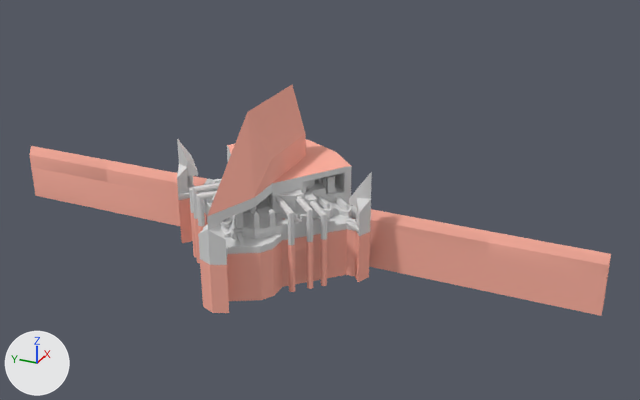
Two versions of the Blender file assets/lvl/Bithia Dam.blend, one commit apart.
Before and after are seen from a camera (50 mm lens) standing at (-378.0, -206.0, 200.0) and looking at (15.0, -29.0, 4.0). The axes (+X, +Y, +Z) are drawn at lower left. The lights are the same throughout.

Before the edit, the objects in view are built like this:
```python
mat_accessible = diffuse_material('accessible')
mat_accessible.base_color = (0.72, 0.72, 0.72)  # light grey #dddddd
me_dam_groupmesh_6481 = bpy.data.meshes.new('dam_groupmesh_6481')
me_dam_groupmesh_6481.from_pydata(...)  # 1310 vertices, 1433 faces, 1 loose edge; spans x -56.0..58.0, y -178.0..178.0, z -36.0..36.0
# faces by material slot: [1258, 175]
me_dam_groupmesh_6481.materials.append(mat_accessible)  # light grey #dddddd
me_dam_groupmesh_6481.materials.append(mat_inaccessible)  # pink #ffb4a3
me_dam_groupmesh_6481_001 = bpy.data.meshes.new('dam_groupmesh_6481.001')
me_dam_groupmesh_6481_001.from_pydata(...)  # 212 vertices, 110 faces; spans x -56.0..58.0, y -178.0..178.0, z -17.0..17.0
me_dam_groupmesh_6481_001.materials.append(mat_inaccessible)  # pink #ffb4a3
# before: 0 (26.0, 119.0, 12.0), 1 (24.0, 119.0, 17.0) at pixel (108, 160), 2 (21.0, 119.0, 12.0) at pixel (106, 169), 10 (26.0, 178.0, 12.0), 11 (24.0, 178.0, 17.0) at pixel (31, 145)
# before: 12 (21.0, 178.0, 12.0) at pixel (29, 154)
# before: 3 (26.0, -119.0, 12.0), 4 (24.0, -119.0, 17.0) at pixel (490, 231), 5 (21.0, -119.0, 12.0) at pixel (488, 242), 13 (26.0, -178.0, 12.0) at pixel (610, 260), 14 (24.0, -178.0, 17.0) at pixel (611, 253)
# before: 15 (21.0, -178.0, 12.0) at pixel (608, 265)
ob_dam_groupmesh_6481 = bpy.data.objects.new('dam_groupmesh_6481', me_dam_groupmesh_6481)
ob_dam_groupmesh_6481.location = (4.3, 0.0, 20.1)
ob_dam_groupmesh_6481_001 = bpy.data.objects.new('dam_groupmesh_6481.001', me_dam_groupmesh_6481_001)
ob_dam_groupmesh_6481_001.location = (4.3, 0.0, -19.4)
```
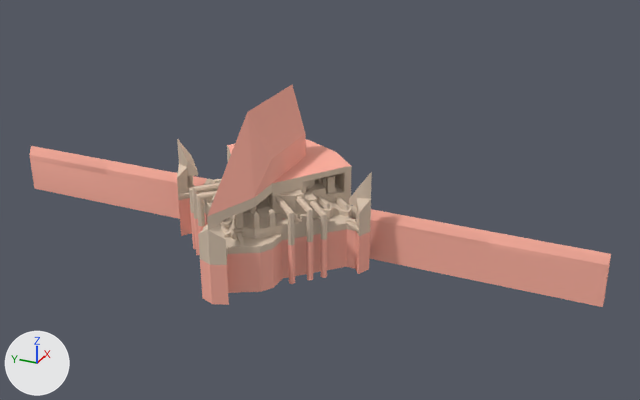
Where the change shows, as pixel boxes (x1, y1, x2, y2) in the pictures (640 x 400 px; the box of a moved part takes in the faces that stretch with it):
'dam_groupmesh_6481.001', reshaped, moved
    before: (29, 146, 611, 316)
    after: (29, 146, 611, 307)
'dam_groupmesh_6481', recoloured (grey to beige)
    both: (107, 139, 373, 267)
part 1 of me_dam_groupmesh_6481_001, moved or reshaped
    before: (29, 146, 108, 182)
    after: (29, 146, 108, 175)
part 2 of me_dam_groupmesh_6481_001, moved or reshaped
    before: (487, 232, 611, 281)
    after: (488, 232, 611, 272)
part 3 of me_dam_groupmesh_6481, moved or reshaped
    before: (106, 169, 489, 278)
    after: (106, 169, 489, 269)

Edits to the bpy script that builds the scene:
```text
Change mat_accessible:
    mat_accessible.base_color: (0.72, 0.72, 0.72) -> (0.72, 0.581, 0.456)  # light grey #dddddd -> beige #ddc9b4
Change me_dam_groupmesh_6481_001:
    where me_dam_groupmesh_6481_001.from_pydata(...)  # 212 vertices, 110 faces; spans x -56.0..58.0, y -178.0..178.0, z -17.0..17.0
    used by ob_dam_groupmesh_6481_001; location = (4.3, 0.0, -19.4)
    me_dam_groupmesh_6481_001 part 1
    add for i in [0, 1, 2, 10, 11, 12]: me_dam_groupmesh_6481_001.vertices[i].co += Vector((0.0, 0.0, -5.0))
    me_dam_groupmesh_6481_001 part 2
    add for i in [3, 4, 5, 13, 14, 15]: me_dam_groupmesh_6481_001.vertices[i].co += Vector((0.0, 0.0, -5.0))
Change me_dam_groupmesh_6481:
    where me_dam_groupmesh_6481.from_pydata(...)  # 1310 vertices, 1433 faces, 1 loose edge; spans x -56.0..58.0, y -178.0..178.0, z -36.0..36.0
    used by ob_dam_groupmesh_6481; location = (4.3, 0.0, 20.1)
    me_dam_groupmesh_6481 part 3: all 134 vertices in x -56.0..58.0, y -119.0..119.0, z -36.0 are moved by (0.0, 0.0, 5.0)
Change ob_dam_groupmesh_6481_001:
    ob_dam_groupmesh_6481_001.location: (4.3, 0.0, -19.4) -> (4.3, 0.0, -14.4)
```
